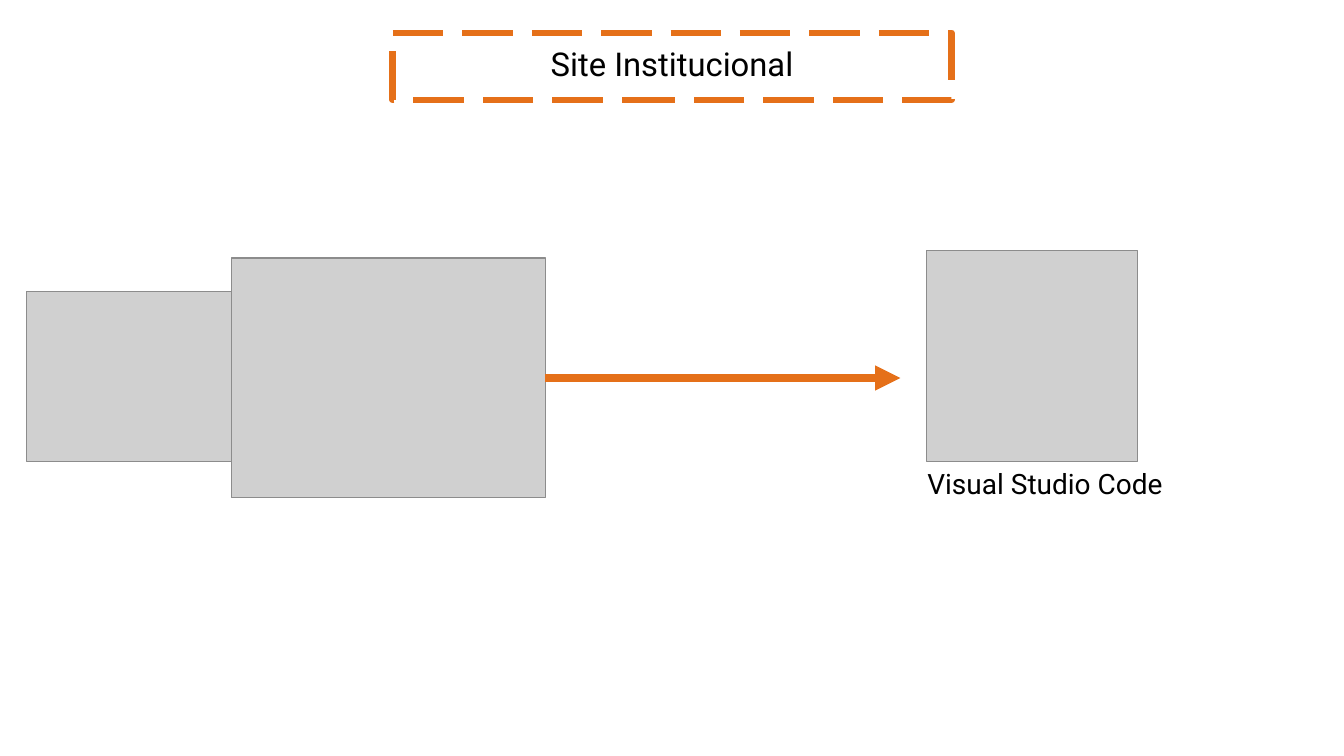
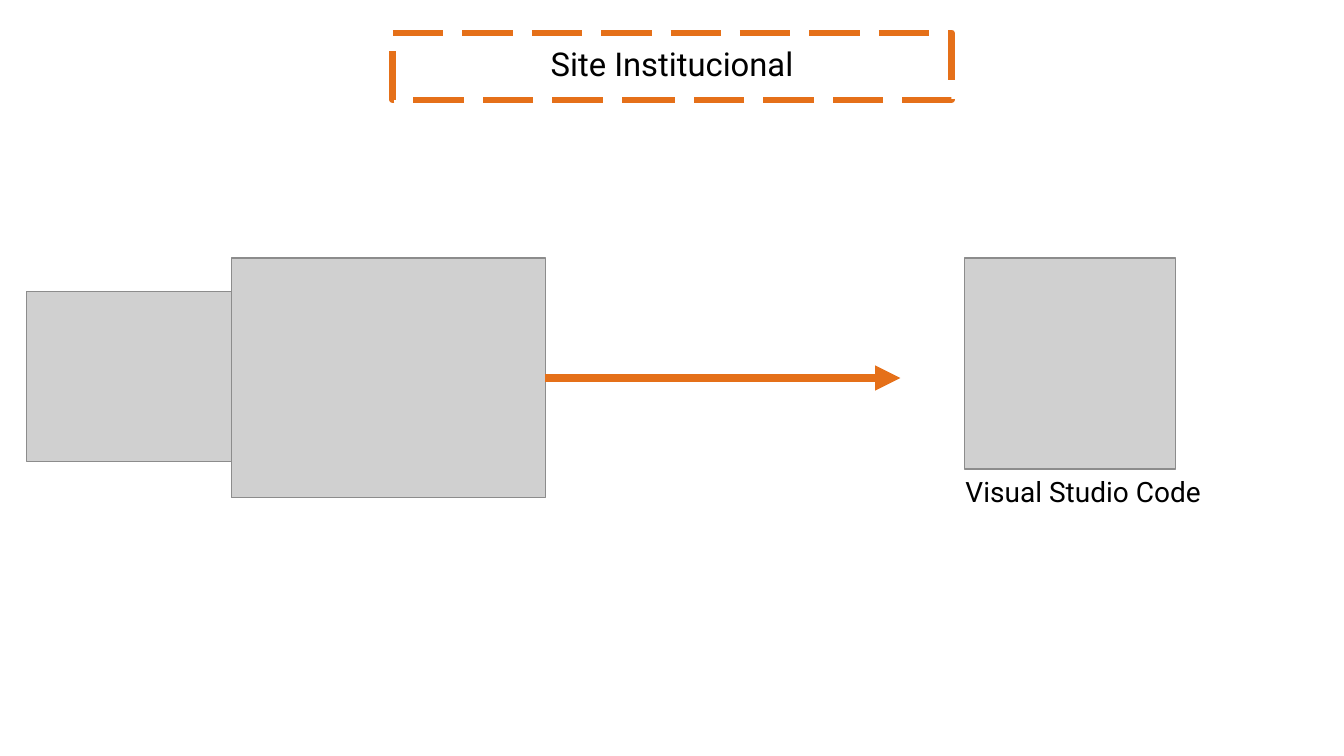
Before and after one commit to diegozn/busfacility, a slide deck: slide 9 of Apresentação/Sprint 2.pptx. Drawn at 1344x756 pixels with LibreOffice and Linux fonts; fonts in the diff are those of the drawing; grey boxes stand for pictures; background and template pictures are left out. Boxes give left, top, right and bottom in pixels: in the first picture for what was removed or moved away, otherwise in the second. Text is boxed around its words. In the diff, an @@ line names an element or a change of style, - is before the commit and + after.

```diff
--- a/Apresentação/Sprint 2.pptx
+++ b/Apresentação/Sprint 2.pptx
@@ picture: place and size @@
-picture at <box>927,250,1137,461</box>
+picture at <box>965,258,1176,469</box>
@@ text "Visual Studio Code": place and size @@
-text "Visual Studio Code" at <box>927,473,1163,495</box>
+text "Visual Studio Code" at <box>965,481,1201,503</box>
```
Also in this commit, not shown: 6 other slides changed, 1 other file.
